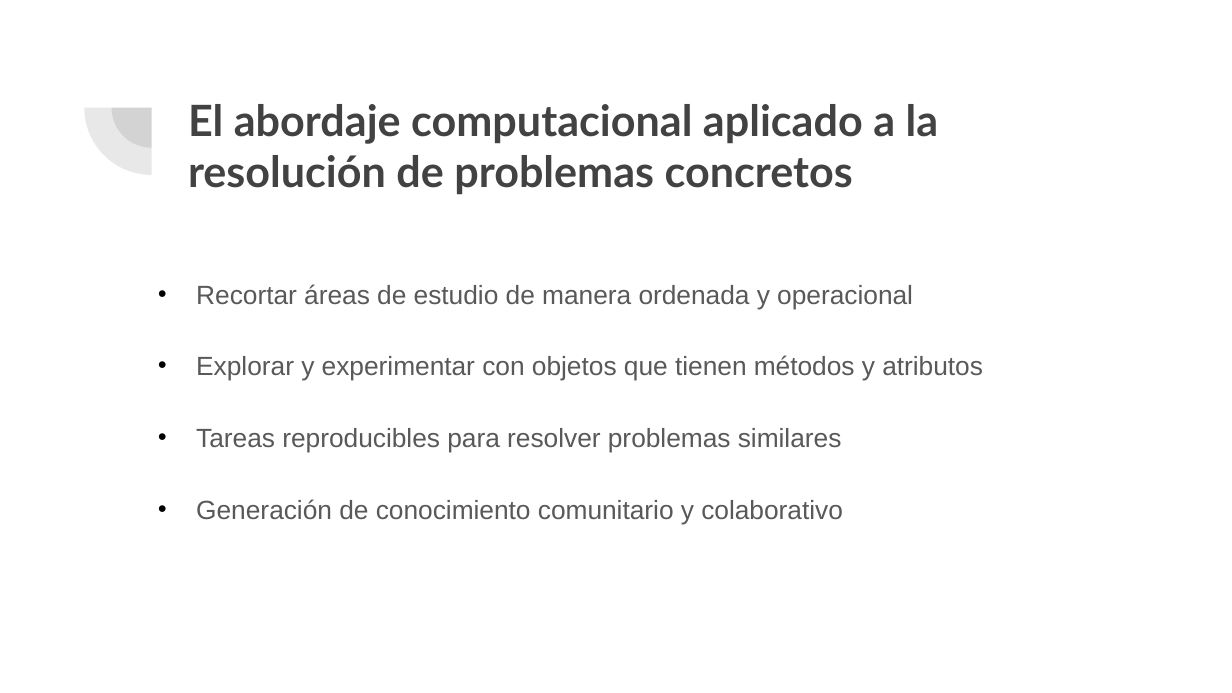
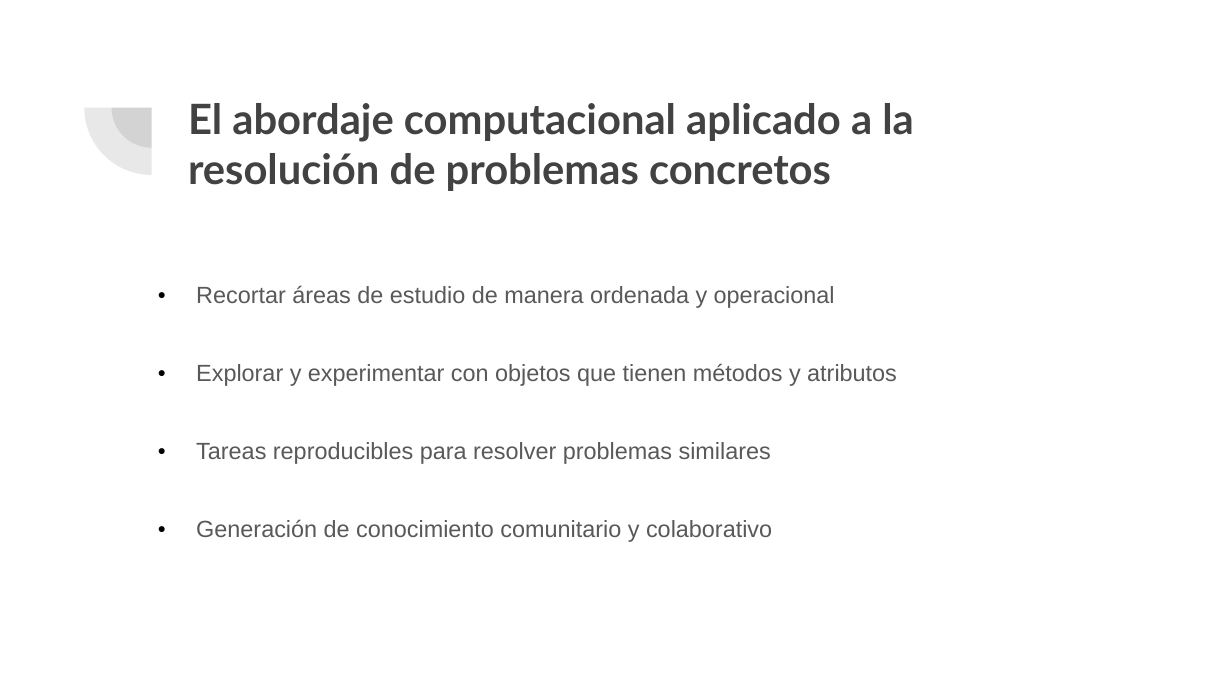
Before and after one commit to Data-Crew/transport-networks-lab, a slide deck: slide 8 of Presentaciones/Introducción al curso.pptx. Drawn at 1232x693 pixels with LibreOffice and Linux fonts; fonts in the diff are those of the drawing. Boxes give left, top, right and bottom in pixels: in the first picture for what was removed or moved away, otherwise in the second. Text is boxed around its words. In the diff, an @@ line names an element or a change of style, - is before the commit and + after.

```diff
--- a/Presentaciones/Introducción al curso.pptx
+++ b/Presentaciones/Introducción al curso.pptx
@@ title "El abordaje computacional aplicado a ..." at (188, 103, 914, 191): size 25.2 to 24.4 pt @@
@@ text "Recortar áreas de estudio de ..." at (196, 285, 897, 542): size 15.4 to 13.7 pt; line spacing 0.7 to 0.9 @@
```
Also in this commit, not shown: 8 other slides changed, 5 slides added, 1 slide removed, 7 other files.
